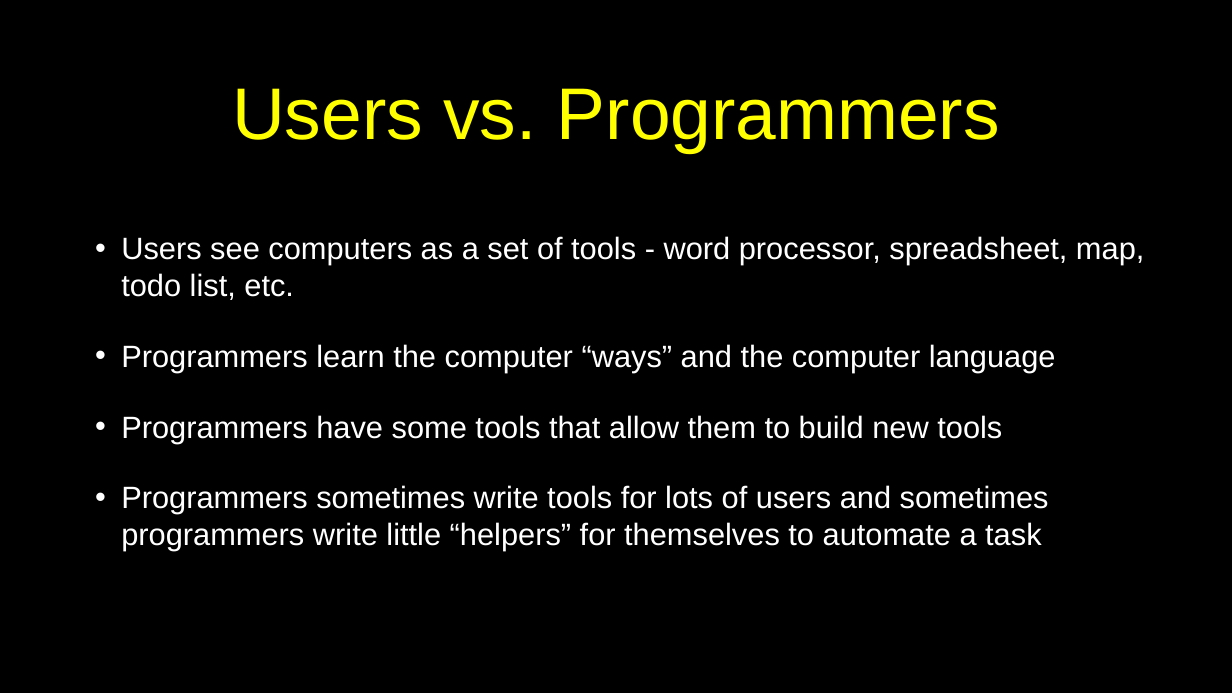
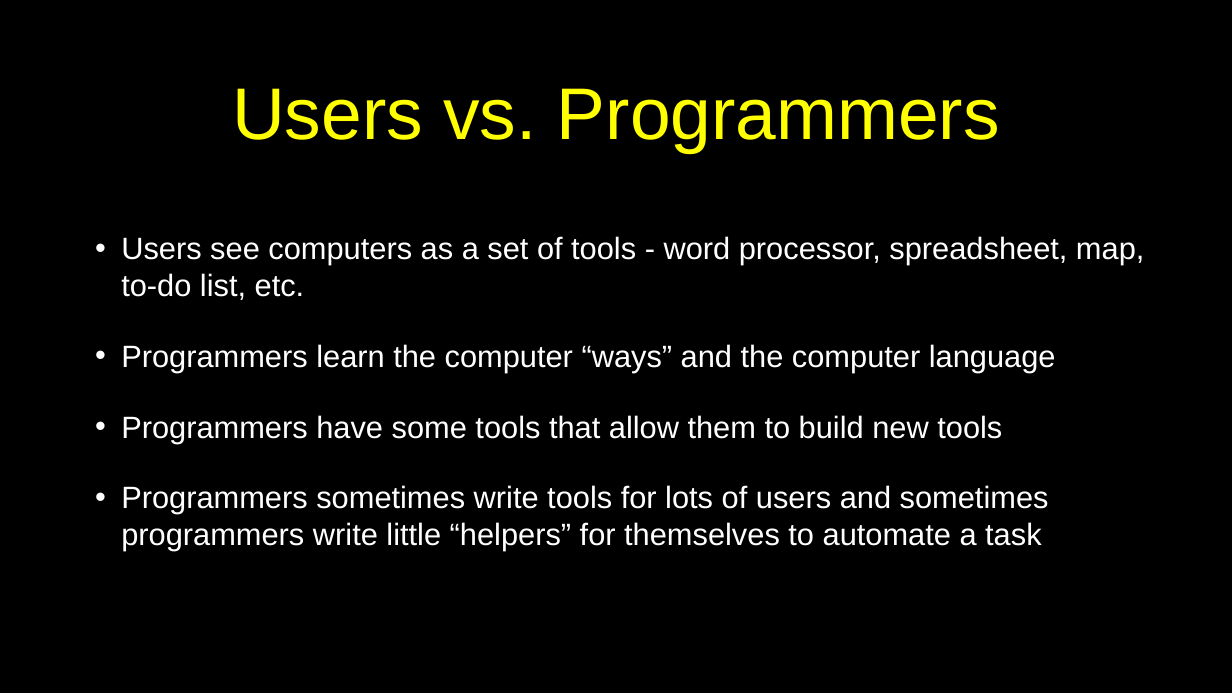
Before and after one commit to csev/py4e, a slide deck: slide 4 of lectures3/Pythonlearn-01-Intro.pptx. Drawn at 1232x693 pixels with LibreOffice and Linux fonts; fonts in the diff are those of the drawing. Boxes give left, top, right and bottom in pixels: in the first picture for what was removed or moved away, otherwise in the second. Text is boxed around its words. In the diff, an @@ line names an element or a change of style, - is before the commit and + after.

```diff
--- a/lectures3/Pythonlearn-01-Intro.pptx
+++ b/lectures3/Pythonlearn-01-Intro.pptx
@@ text at (121,236,1144,300): text changed @@
-• Users see computers as a set of tools - word processor, spreadsheet, map, todo list, etc.
+• Users see computers as a set of tools - word processor, spreadsheet, map, to-do list, etc.
```
Also in this commit, not shown: 21 other slides changed, 4 other files.
